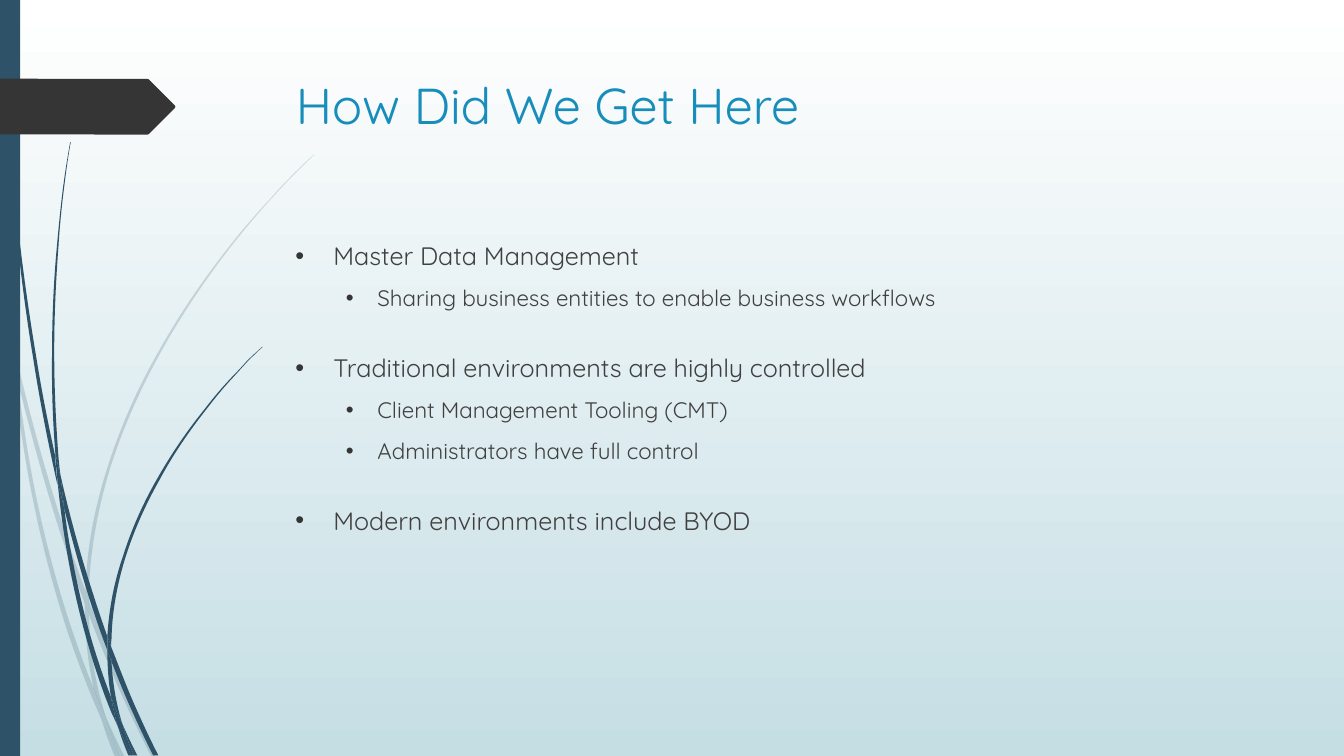
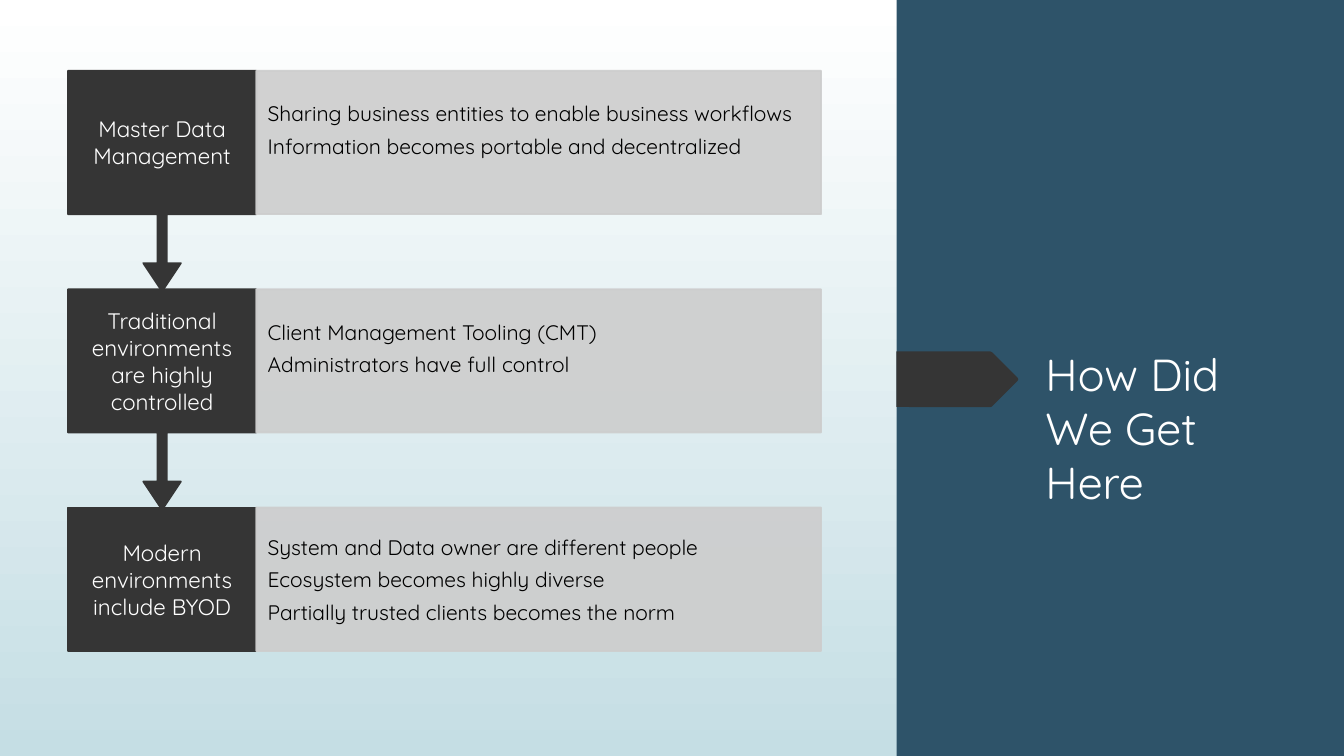
Before and after one commit to dr-natetorious/TIM-7030-Managing_Risks_and_Privacy, a slide deck: slide 3 of Week7_MasterDataMgmt/BachmeierNTIM7030-7.pptx. Drawn at 1344x756 pixels with LibreOffice and Linux fonts; fonts in the diff are those of the drawing. Boxes give left, top, right and bottom in pixels: in the first picture for what was removed or moved away, otherwise in the second. Text is boxed around its words. In the diff, an @@ line names an element or a change of style, - is before the commit and + after.

```diff
--- a/Week7_MasterDataMgmt/BachmeierNTIM7030-7.pptx
+++ b/Week7_MasterDataMgmt/BachmeierNTIM7030-7.pptx
@@ rectangle added at box(0, 0, 1344, 756), fill gradient #FFFFFF to #C5DEE5 @@
@@ rectangle added at box(528, 0, 1344, 756), fill gradient #FFFFFF to #C5DEE5 @@
@@ rectangle added at box(896, 0, 1344, 756), fill #2E5369 @@
@@ group added at box(68, 71, 821, 651): 6 texts, 4 rectangles, 2 up arrow callouts @@
+Modern environments include BYOD
+System and Data owner are different people
+Ecosystem becomes highly diverse
+Partially trusted clients becomes the norm
+Traditional environments are highly controlled
+Client Management Tooling (CMT)
+Administrators have full control
+Master Data Management
+Sharing business entities to enable business workflows
+Information becomes portable and decentralized
@@ text removed at box(333, 247, 935, 531) @@
-• Master Data Management
-  • Sharing business entities to enable business workflows
-• Traditional environments are highly controlled
-  • Client Management Tooling (CMT)
-  • Administrators have full control
-• Modern environments include BYOD
@@ freeform shape added at box(896, 352, 1018, 407), fill #353535 @@
@@ title "How Did We Get Here": place and size @@
-title "How Did We Get Here" at box(296, 86, 799, 125)
+title "How Did We Get Here" at box(1045, 358, 1219, 500)
@@ title "How Did We Get Here" at box(1045, 358, 1219, 500): size 36 to 32 pt, text colour #178DBB to #FFFFFF @@
@@ freeform shape removed at box(85, 591, 89, 615) @@
```
Also in this commit, not shown: 1 other slide changed, 12 slides added.
